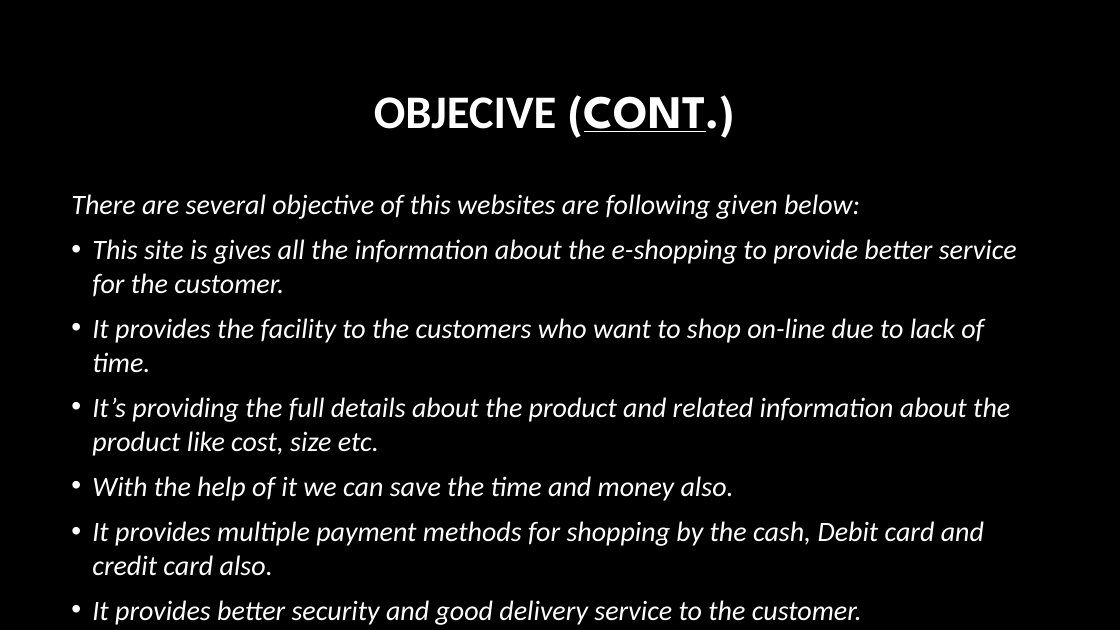
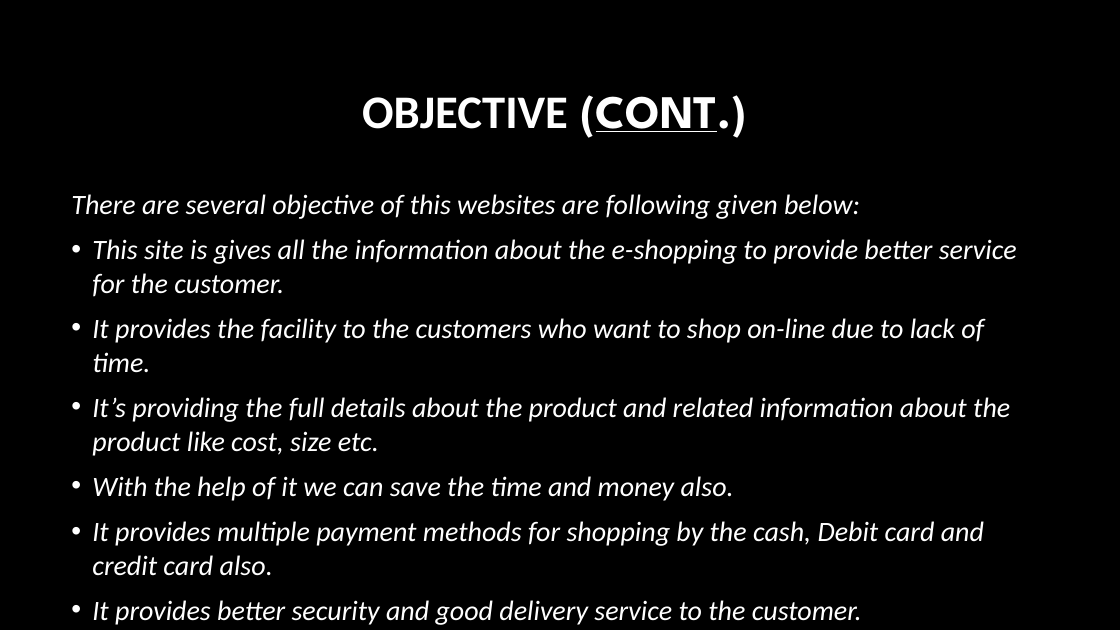
Before and after one commit to lalitgiri/Angular_Practice_Program, a slide deck: slide 4 of Ecommerce-Project/report data/project ppt.pptx. Drawn at 1120x630 pixels with LibreOffice and Linux fonts; fonts in the diff are those of the drawing; background and template pictures are left out. Boxes give left, top, right and bottom in pixels: in the first picture for what was removed or moved away, otherwise in the second. Text is boxed around its words. In the diff, an @@ line names an element or a change of style, - is before the commit and + after.

```diff
--- a/Ecommerce-Project/report data/project ppt.pptx
+++ b/Ecommerce-Project/report data/project ppt.pptx
@@ title at <box>362,95,747,138</box>: text changed @@
-OBJECIVE (CONT.)
+OBJECTIVE (CONT.)
```
Also in this commit, not shown: 3 other slides changed, 18 slides added, 23 other files.
